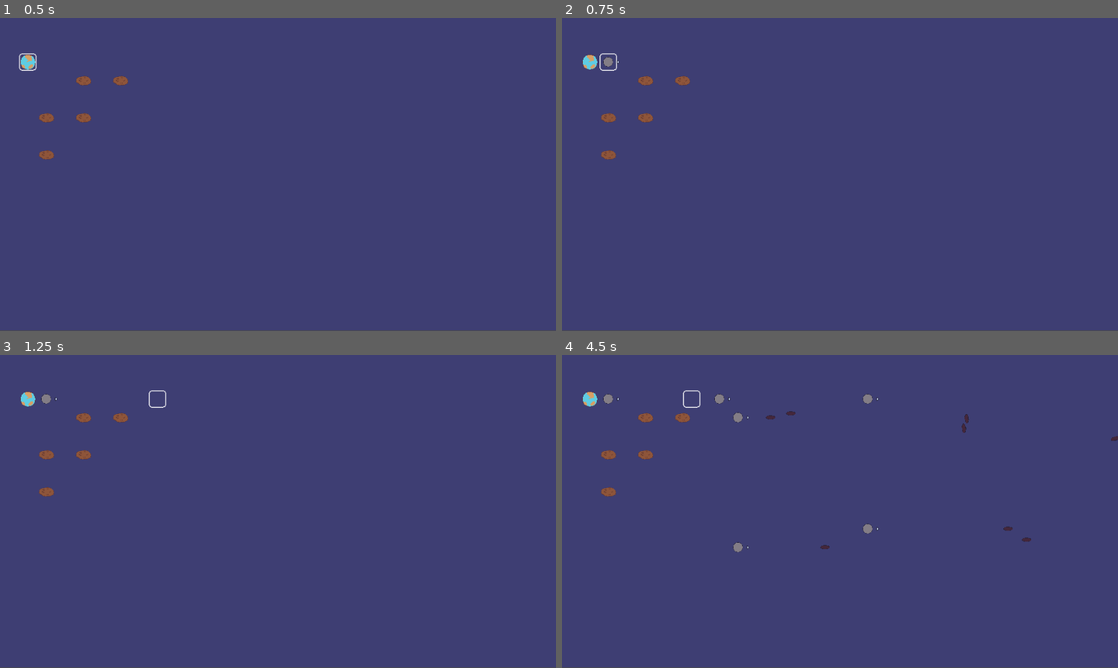
Above: before the commit, frames 1-4 (two rows, left to right).
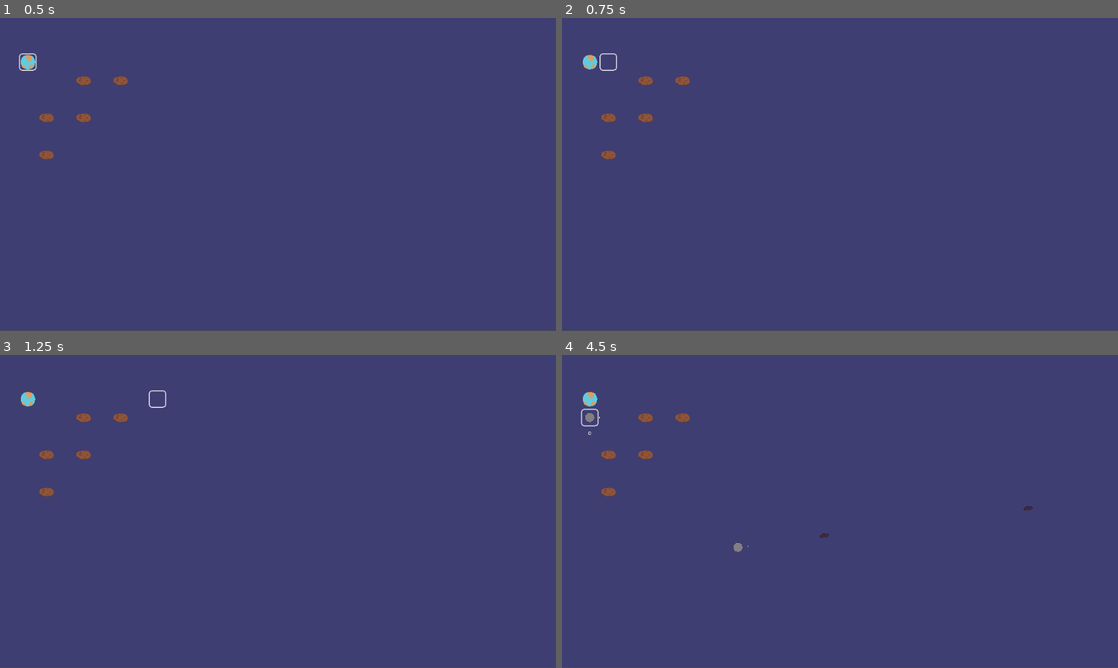
Above: after the commit, the same moments.

Repository: CannibalCowsRanch/Gravitone
Game: Godot game, scene res://scenes/Game.tscn
Two runs of this game, one before a commit and one after it. Both use one fixed random seed, a clock stepped at 60 frames per second and the inputs below.
Inputs:
- Up to frame 1 (0.5 s): no input
- Up to frame 2 (0.75 s): tap Enter at 0.5 s; hold D (move_right) from 0.53 s (still down); tap Space (spawn, bound only before the commit) at 0.6 s
- Up to frame 3 (1.25 s): keep holding D (move_right)
- Up to frame 4 (4.5 s): release D (move_right) at 1.28 s; hold S (move_down) 1.28-2.03 s; tap Space (spawn, bound only before the commit) every 0.75 s from 1.35 to 4.35 s; hold D (move_right) 2.03-2.78 s; hold W (move_up) 2.78-3.53 s; hold A (move_left) from 3.53 s (still down)

Frame 1 is identical in both runs. In frame 2, less than 0.1% of the frame differs, in the area x 7-11%, y 12-16%; in frame 3, less than 0.1%; in frame 4, 0.6%, in the area x 3-100%, y 11-62%.

Commit message:
Added action management on cannons. Also now the player cannot add a cannon on cells where there are other objects. Added a label to show the cooldown delta.

Diff:
--- a/entities/Asteroid.gd
+++ b/entities/Asteroid.gd
@@ -2,3 +2,6 @@
 class_name Asteroid
 
 export var total_resource = 100;
+
+func _ready() -> void:
+	self.type = GridObjectType.ASTEROID
--- a/entities/Asteroid.tscn
+++ b/entities/Asteroid.tscn
@@ -7,7 +7,7 @@
 [sub_resource type="RectangleShape2D" id=1]
 extents = Vector2( 12.9309, 7.27071 )
 
-[node name="Asteroid" index="0" instance=ExtResource( 1 )]
+[node name="Asteroid" instance=ExtResource( 1 )]
 mode = 1
 script = ExtResource( 2 )
 
--- a/entities/Cannon.gd
+++ b/entities/Cannon.gd
@@ -1,16 +1,68 @@
 extends "res://entities/Entity.gd"
 class_name Cannon
 
-onready var Bullet = preload("res://entities/Bullet.tscn")
+const Bullet = preload("res://entities/Bullet.tscn")
 
-export var cooldown = 1;
+const COOLDOWN = 1.0
+const MAX_COOLDOWN_DELTA = 0.5;
+const MIN_COOLDOWN_DELTA = -0.5;
+
+var _cooldown_delta: float = 0.0 setget _set_cooldown
 export var thrust = 400;
 
+enum States {
+	IDLE,
+	ACTION
+}
+
+var _state = States.IDLE
+
 func _ready() -> void:
-	$Timer.wait_time = cooldown
+	# Set the type of the object
+	self.type = GridObjectType.CANNON
+	$Timer.wait_time = self.COOLDOWN
+
+func _set_cooldown(new_value: float) -> void:
+	_cooldown_delta = new_value
+	$Timer.wait_time = self.COOLDOWN + self._cooldown_delta
+	$CooldownLabel.text = "%.1f" % self._cooldown_delta
 
 func _on_Timer_timeout() -> void:
 	var bullet = Bullet.instance()
-	bullet.position = $Direction/SpawnPoint.position
-	bullet.direction = Vector2(1, 0) * thrust
+	# FIXME: all these params could be computed only when $Direction's
+	# rotation changes
+	bullet.position = $Direction/SpawnPoint.position.rotated($Direction.rotation)
+	bullet.rotation = $Direction.rotation
+	bullet.direction = (Vector2(1, 0) * thrust).rotated($Direction.rotation)
 	add_child(bullet)
+
+func _process(delta: float) -> void:
+	if self._state == States.ACTION:
+		self._process_action(delta)
+
+func _process_action(delta) -> void:
+	# Moves direction up and down
+	if Input.is_action_pressed("move_down"):
+		$Direction.rotate(2.0 * delta)
+	if Input.is_action_pressed("move_up"):
+		$Direction.rotate(-2.0 * delta)
+
+	# Increase or Decrease cooldown
+	if Input.is_action_just_pressed("move_left"):
+		self._cooldown_delta = max(self._cooldown_delta - 0.1, self.MIN_COOLDOWN_DELTA)
+	if Input.is_action_just_pressed("move_right"):
+		self._cooldown_delta = min(self._cooldown_delta + 0.1, self.MAX_COOLDOWN_DELTA)
+
+func action() -> void:
+	# Here we change some properties of the
+	# Cooldown and Direction nodes.
+	# TODO: This SHOULD be done with animations
+	if self._state == States.ACTION:
+		$CooldownLabel.visible = false
+		$Direction.modulate = Color(1, 1, 1, 0.5)
+		self._state = States.IDLE
+
+	elif self._state == States.IDLE:
+		$CooldownLabel.visible = true
+		$Direction.modulate = Color(1, 1, 1, 1)
+		self._state = States.ACTION
--- a/entities/Cannon.tscn
+++ b/entities/Cannon.tscn
@@ -1,12 +1,18 @@
-[gd_scene load_steps=6 format=2]
+[gd_scene load_steps=8 format=2]
 
 [ext_resource path="res://entities/Entity.tscn" type="PackedScene" id=1]
 [ext_resource path="res://entities/Cannon.gd" type="Script" id=2]
 [ext_resource path="res://images/cannon.png" type="Texture" id=3]
 [ext_resource path="res://images/cannon-direction.png" type="Texture" id=4]
+[ext_resource path="res://fonts/8-bit pusab.ttf" type="DynamicFontData" id=5]
 
 [sub_resource type="CircleShape2D" id=1]
 radius = 9.01914
+
+[sub_resource type="DynamicFont" id=2]
+size = 4
+extra_spacing_char = 1
+font_data = ExtResource( 5 )
 
 [node name="Cannon" index="0" instance=ExtResource( 1 )]
 mode = 1
@@ -30,6 +36,16 @@
 position = Vector2( 17, 0 )
 texture = ExtResource( 4 )
 
+[node name="CooldownLabel" type="Label" parent="." index="5"]
+visible = false
+margin_left = -19.0
+margin_top = 24.0
+margin_right = 20.0
+margin_bottom = 41.0
+custom_fonts/font = SubResource( 2 )
+text = "0"
+align = 1
+
 [connection signal="timeout" from="Timer" to="." method="_on_Timer_timeout"]
 
 [editable path="Gravitor"]
--- a/entities/Entity.gd
+++ b/entities/Entity.gd
@@ -1,5 +1,7 @@
 extends RigidBody2D
 class_name Entity
 
+var type = GridObjectType.INVALID
+
 var player: Player = null
-var health: int = 100;
+var health: int = 100
--- a/entities/Gravitone.gd
+++ b/entities/Gravitone.gd
@@ -1 +1,4 @@
 extends "res://entities/Entity.gd"
+
+func _ready() -> void:
+	self.type = GridObjectType.GRAVITONE
--- /dev/null
+++ b/entities/GridObjectType.gd
@@ -0,0 +1,10 @@
+extends Node
+
+enum {
+	INVALID,
+	INDICATOR,
+	CANNON,
+	ASTEROID,
+	PLANET,
+	GRAVITONE,
+}
--- a/entities/Indicator.gd
+++ b/entities/Indicator.gd
@@ -1,7 +1,9 @@
 extends Node2D
 class_name Indicator
 
-signal spawn(player, position)
+const type = GridObjectType.INDICATOR
+
+signal action(player, position)
 
 # The movement speed of the indicator
 const SPEED = 30.0
@@ -26,7 +28,6 @@
 # Stores where the movement should end
 var _target_position: Vector2 = Vector2.ZERO
 
-var type = "indicator"
 var player: Player = null
 
 onready var grid: Grid = get_node("/root/Game/Grid")
@@ -35,6 +36,7 @@
 	IDLE,
 	MOVING,
 	PAUSE,
+	ACTION,
 }
 
 var _state = States.IDLE
@@ -47,46 +49,55 @@
 	)
 
 func _process(delta: float) -> void:
-	if Input.is_action_just_pressed("spawn"):
-		emit_signal("spawn", player, grid.world_to_map(position))
+	if self._state == States.ACTION:
+		self.process_action()
+	elif self._state == States.IDLE:
+		self.process_idle()
+	elif self._state == States.MOVING:
+		self.process_moving(delta)
+	elif self._state == States.PAUSE:
+		self.process_pause(delta)
 
-	if _state == States.IDLE:
-		process_idle()
-	elif _state == States.MOVING:
-		process_moving(delta)
-	elif _state == States.PAUSE:
-		process_pause(delta)
+func process_action() -> void:
+	if Input.is_action_just_pressed("action"):
+		self._state = States.IDLE
+		emit_signal("action", player, grid.world_to_map(position))
 
 func process_idle() -> void:
-	direction = get_input_direction()
+	if Input.is_action_just_pressed("action"):
+		self._state = States.ACTION
+		emit_signal("action", player, grid.world_to_map(position))
+		return
+
+	self.direction = self.get_input_direction()
 
 	# if the user is moving in the same direction again decrease
 	# the pause duration to allow fast movement
-	if direction == Vector2.ZERO or _last_direction != direction:
-		_pause_duration = PAUSE_DURATION_SLOW
+	if self.direction == Vector2.ZERO or self._last_direction != self.direction:
+		self._pause_duration = self.PAUSE_DURATION_SLOW
 	else:
-		_pause_duration = PAUSE_DURATION_FAST
+		self._pause_duration = self.PAUSE_DURATION_FAST
 
 	# stores that last direction which will be use on the
 	# next frame to increase/decrease pause duration
-	_last_direction = direction
+	self._last_direction = self.direction
 
-	if direction != Vector2.ZERO:
-		if grid.can_move(self, direction):
-			_target_position = grid.update_child_position(self)
-			_start_position = position
-			_state = States.MOVING
+	if self.direction != Vector2.ZERO:
+		if self.grid.can_move(self, self.direction):
+			self._target_position = self.grid.update_child_position(self)
+			self._start_position = self.position
+			self._state = States.MOVING
 
 func process_moving(delta: float) -> void:
-	_elapsed += delta
-	var weight = _elapsed * SPEED
-	position = _start_position.linear_interpolate(_target_position, min(weight, 1))
+	self._elapsed += delta
+	var weight = self._elapsed * self.SPEED
+	position = self._start_position.linear_interpolate(self._target_position, min(weight, 1))
 	if weight >= 1:
-		_elapsed = 0
-		_state = States.PAUSE
+		self._elapsed = 0
+		self._state = States.PAUSE
 
 func process_pause(delta: float) -> void:
-	_elapsed += delta
-	if _elapsed >= _pause_duration:
-		_elapsed = 0
-		_state = States.IDLE
+	self._elapsed += delta
+	if self._elapsed >= self._pause_duration:
+		self._elapsed = 0
+		self._state = States.IDLE
--- a/entities/Planet.gd
+++ b/entities/Planet.gd
@@ -2,4 +2,6 @@
 class_name Planet
 
 export var resource_quantity = 100;
-var type = "planet"
+
+func _ready() -> void:
+	self.type = GridObjectType.PLANET
--- a/entities/Planet.tscn
+++ b/entities/Planet.tscn
@@ -14,5 +14,5 @@
 [node name="CollisionShape2D" parent="." index="0"]
 shape = SubResource( 1 )
 
-[node name="Sprite" parent="." index="1"]
+[node name="Sprite" parent="." index="2"]
 texture = ExtResource( 3 )
--- a/project.godot
+++ b/project.godot
@@ -72,10 +72,16 @@
 run/main_scene="res://scenes/Game.tscn"
 config/icon="res://icon.png"
 
+[autoload]
+
+GridObjectType="*res://entities/GridObjectType.gd"
+
 [display]
 
 window/size/width=960
 window/size/height=540
+window/size/test_width=1920
+window/size/test_height=1080
 window/stretch/mode="viewport"
 window/stretch/aspect="keep"
 
@@ -105,7 +111,7 @@
 , Object(InputEventKey,"resource_local_to_scene":false,"resource_name":"","device":0,"alt":false,"shift":false,"control":false,"meta":false,"command":false,"pressed":false,"scancode":16777234,"unicode":0,"echo":false,"script":null)
  ]
 }
-spawn={
+action={
 "deadzone": 0.5,
 "events": [ Object(InputEventKey,"resource_local_to_scene":false,"resource_name":"","device":0,"alt":false,"shift":false,"control":false,"meta":false,"command":false,"pressed":false,"scancode":32,"unicode":0,"echo":false,"script":null)
  ]
--- a/scenes/Game.gd
+++ b/scenes/Game.gd
@@ -1,11 +1,11 @@
 extends Node
 class_name Game
 
-onready var Asteroid = preload("res://entities/Asteroid.tscn")
-onready var Cannon = preload("res://entities/Cannon.tscn")
-onready var Player = preload("res://entities/Player.tscn")
-onready var Planet = preload("res://entities/Planet.tscn")
-onready var Indicator = preload("res://entities/Indicator.tscn")
+const Asteroid = preload("res://entities/Asteroid.tscn")
+const Cannon = preload("res://entities/Cannon.tscn")
+const Player = preload("res://entities/Player.tscn")
+const Planet = preload("res://entities/Planet.tscn")
+const Indicator = preload("res://entities/Indicator.tscn")
 
 func _ready() -> void:
 	# init first player
@@ -27,15 +27,23 @@
 
 	# Add planet for the player
 	var planet: Planet = Planet.instance()
+	planet.player = player
 	$Grid.add_object(planet, grid_position)
 
 	# Add indicator for the player
 	var indicator: Indicator = Indicator.instance()
-	indicator.connect("spawn", self, "_on_spawn")
+	indicator.connect("action", self, "_on_action")
 	indicator.player = player
 	$Grid.add_object(indicator, grid_position)
 
-func _on_spawn(player: Player, grid_position: Vector2) -> void:
-	var cannon: Cannon = Cannon.instance()
-	cannon.player = player
-	$Grid.add_object(cannon, grid_position)
+func _on_action(player: Player, grid_position: Vector2) -> void:
+	var entity = $Grid.get_entity(grid_position)
+	if entity == null:
+		var cannon: Cannon = Cannon.instance()
+		cannon.player = player
+		cannon.action()
+		$Grid.add_object(cannon, grid_position)
+	else:
+		# propagate the action only if the player owns the object
+		if entity.player == player:
+			entity.action()
--- a/scenes/Grid.gd
+++ b/scenes/Grid.gd
@@ -9,8 +9,16 @@
 onready var grid_size = Vector2(960 / tile_size.x,
 								512 / tile_size.y)
 
+const GRID_INDICATORS = "indicators"
+const GRID_ENTITY = "entity"
 # This is the data structure where we store a reference
-# to the objects contained by each cell of the grid
+# to the objects contained into each cell of the grid.
+#
+#	{
+#		GRID_INDICATORS: {
+#		},
+#		GRID_ENTITY: null
+#	}
 var _grid = []
 
 func _ready():
@@ -18,39 +26,65 @@
 	for x in range(grid_size.x):
 		self._grid.append([])
 		for _y in range(grid_size.y):
-			self._grid[x].append({})
+			self._grid[x].append({
+				GRID_INDICATORS: {},
+				GRID_ENTITY: null,
+			})
+
+func _get_grid_type(child_node: Node2D) -> String:
+	if child_node.type == GridObjectType.INDICATOR:
+		return GRID_INDICATORS
+	else:
+		return GRID_ENTITY
 
 func add_object(child_node: Node2D, grid_position: Vector2) -> void:
-	child_node.position = map_to_world(grid_position) + self.half_tile_size
-	self._grid[grid_position.x][grid_position.y][child_node.get_instance_id()] = child_node
-	add_child(child_node)
+	var grid_type = self._get_grid_type(child_node)
+
+	child_node.position = self.map_to_world(grid_position) + self.half_tile_size
+	if grid_type == GRID_INDICATORS:
+		self._grid[grid_position.x][grid_position.y][grid_type][child_node.get_instance_id()] = child_node
+	else:
+		self._grid[grid_position.x][grid_position.y][grid_type] = child_node
+	self.add_child(child_node)
 
 func can_move(child_node, direction) -> bool:
 	"""
 	This function check if a node can move from its postion on the grid toward
 	to the input `direction`.
 	"""
-	var grid_position: Vector2 = world_to_map(child_node.position) + direction
-	var player: Player = child_node.player
+	var grid_position: Vector2 = self.world_to_map(child_node.position) + direction
 
-	if grid_position.x < grid_size.x and grid_position.x >= 0:
-		if grid_position.y < grid_size.y and grid_position.y >= 0:
+	if grid_position.x < self.grid_size.x and grid_position.x >= 0:
+		if grid_position.y < self.grid_size.y and grid_position.y >= 0:
 			return true
 	return false
 
 func update_child_position(child_node: Node2D) -> Vector2:
+	"""
+	Move the node in the internal grid data structure and return
+	a new world position, that can be used to set node position.
+	"""
+	var grid_type = self._get_grid_type(child_node)
 	var grid_pos = world_to_map(child_node.position)
 	var new_pos = grid_pos + child_node.direction
 
 	var instance_id = child_node.get_instance_id()
 	# get the entity on the grid of the same type
 	# of the object that wants to update its position
-	var entity = self._grid[grid_pos.x][grid_pos.y][instance_id]
+	var entity = self._grid[grid_pos.x][grid_pos.y][grid_type][instance_id]
 
 	# move the item on the grid
-	self._grid[grid_pos.x][grid_pos.y].erase(instance_id)
-	self._grid[new_pos.x][new_pos.y][instance_id] = entity
+	self._grid[grid_pos.x][grid_pos.y][grid_type].erase(instance_id)
+	self._grid[new_pos.x][new_pos.y][grid_type][instance_id] = entity
 
 	# returns the new position the item should have
 	# on the physical world
 	return map_to_world(new_pos) + half_tile_size
+
+func get_entity(grid_position: Vector2) -> Node2D:
+	# Check if position is inside the grid boundaries
+	if grid_position.x >= self.grid_size.x and grid_position.x < 0:
+		if grid_position.y >= self.grid_size.y and grid_position.y < 0:
+			return null
+
+	return self._grid[grid_position.x][grid_position.y][GRID_ENTITY]
Binary file added: fonts/8-bit pusab.ttf
